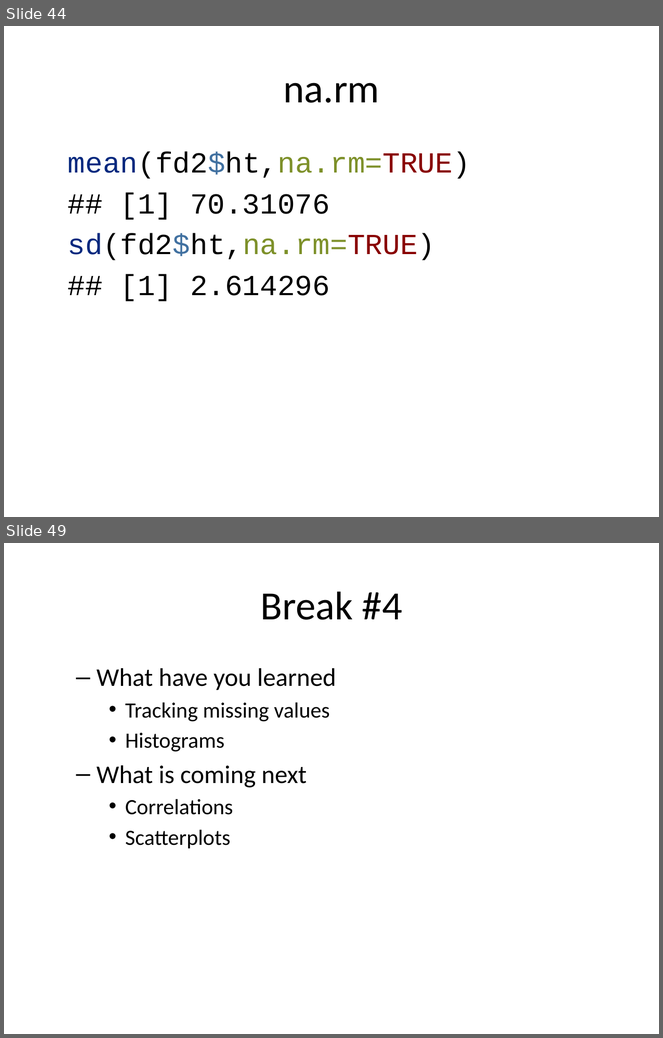
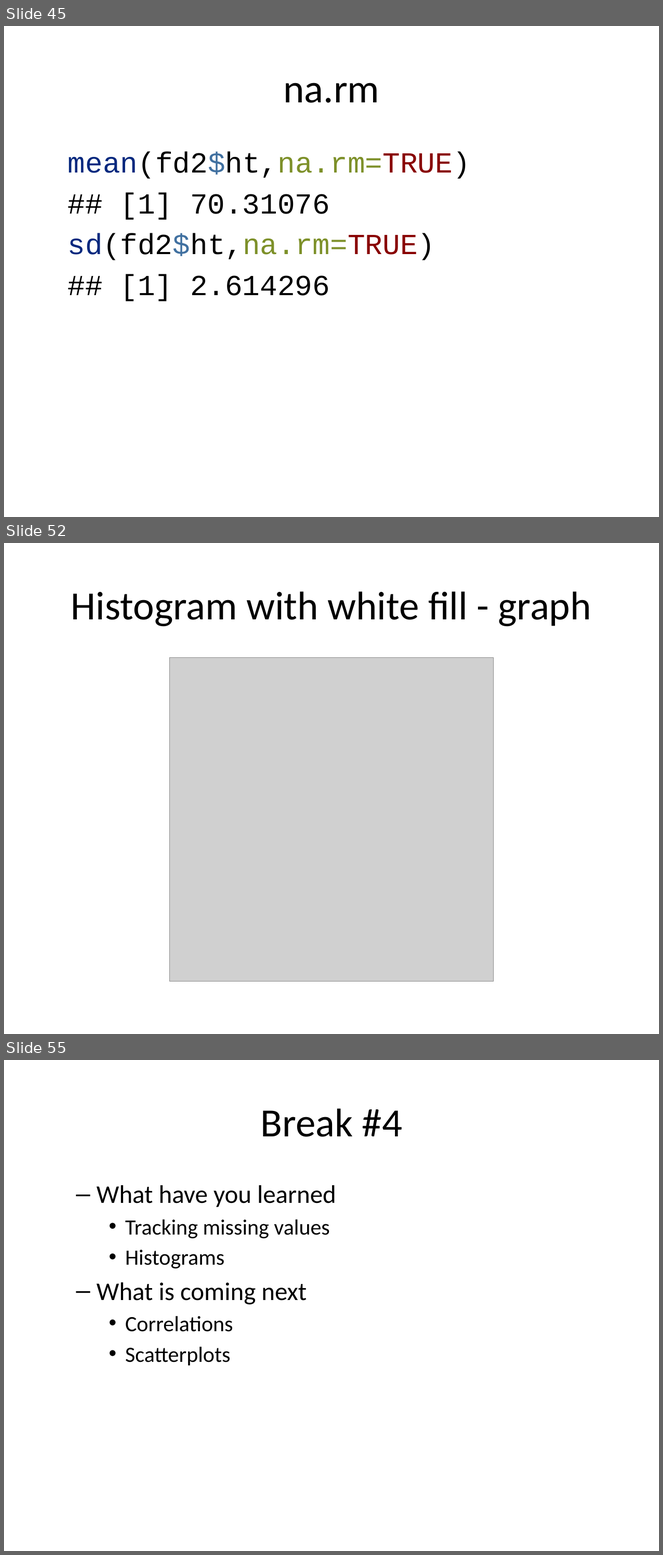
Before and after one commit to pmean/classes, a slide deck: introduction-to-r/src/v02-slides-and-speaker-notes.pptx. Shown one above the other, each under a label of ours: slides 44 and 49 before the commit, slides 45, 52 and 55 after it; the slides between them are not shown. The pictures are 663x1038 and 663x1555 pixels, drawn with LibreOffice and Linux fonts; fonts in the diff are those of the drawing; grey boxes stand for pictures. Boxes give left, top, right and bottom in pixels: in the first picture for what was removed or moved away, otherwise in the second. Text is boxed around its words. In the diff, an @@ line names an element or a change of style, - is before the commit and + after.

Commit message:
Cleaned up histograms in R video02

```diff
--- a/introduction-to-r/src/v02-slides-and-speaker-notes.pptx
+++ b/introduction-to-r/src/v02-slides-and-speaker-notes.pptx
@@ slide 52 added at [4,543,659,1034], background #FFFFFF @@
@@ title added at [71,591,592,627], 44 pt, text #000000 @@
+Histogram with white fill - graph
@@ picture added at [170,657,493,981] @@
@@ what was slide 44 is now slide 45 @@
@@ what was slide 49 is now slide 55 @@
```
Also in this commit, not shown: 3 slides changed, 8 other slides added, 3 slides removed, 6 other files.
